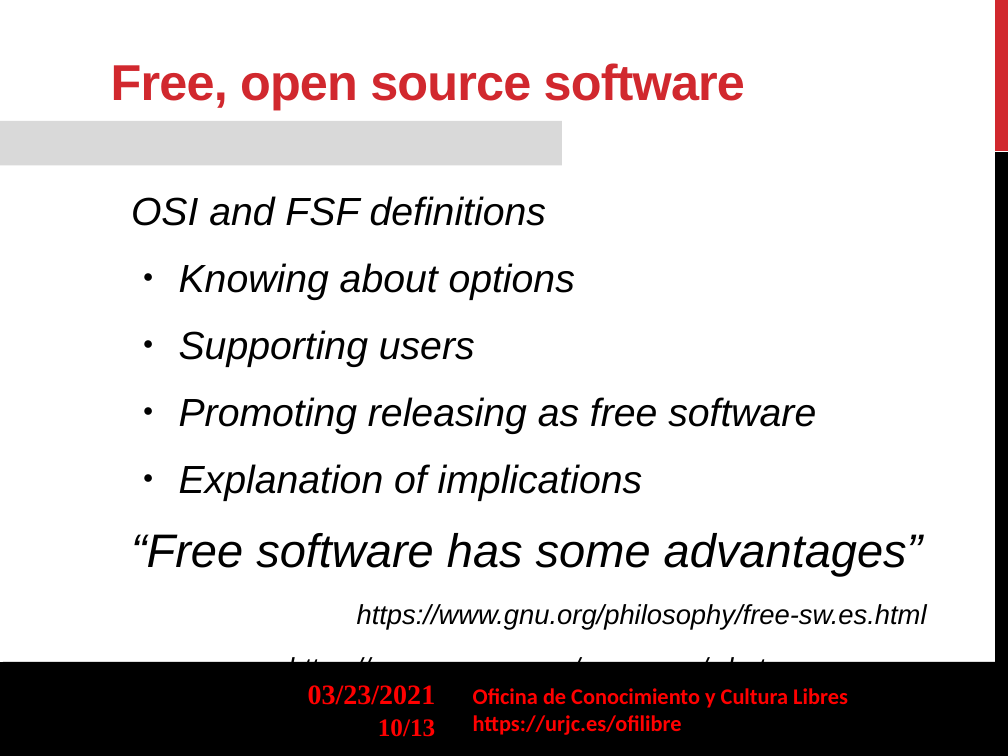
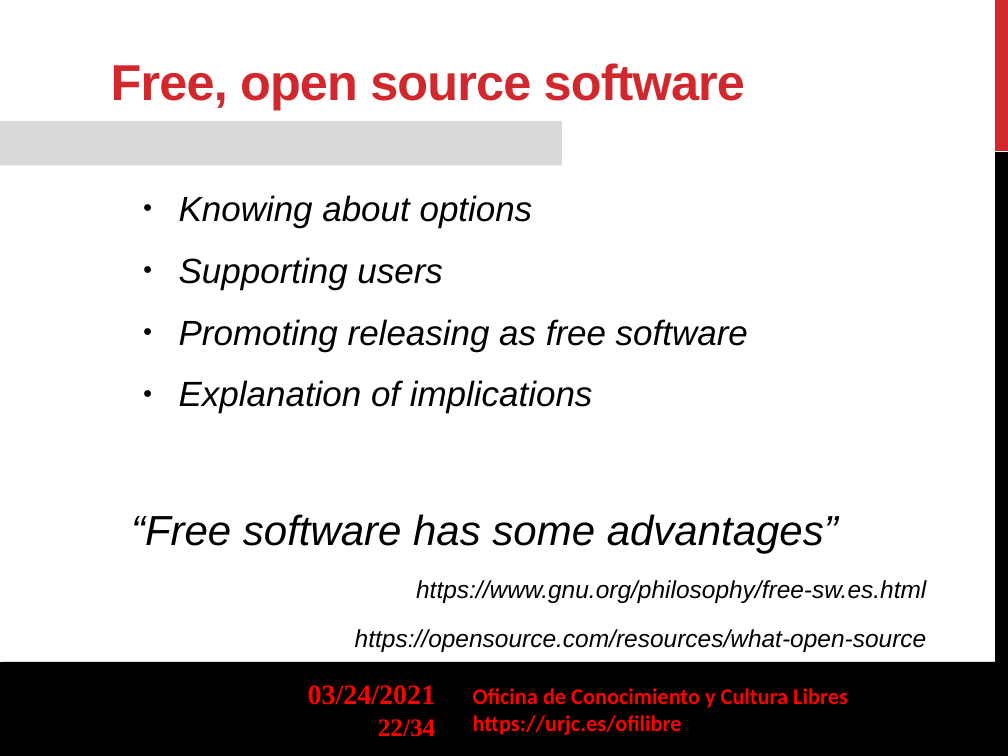
Before and after one commit to gabrielIzquierdo/OfiLibreGabri.github.io, a slide deck: slide 22 of transpas/ofilibre/Ofilibre-presentacion-en.odp (slide 10 before the commit). Drawn at 1008x756 pixels with LibreOffice and Linux fonts; fonts in the diff are those of the drawing; background and template pictures are left out. Boxes give left, top, right and bottom in pixels: in the first picture for what was removed or moved away, otherwise in the second. Text is boxed around its words. In the diff, an @@ line names an element or a change of style, - is before the commit and + after.

```diff
--- a/transpas/ofilibre/Ofilibre-presentacion-en.odp
+++ b/transpas/ofilibre/Ofilibre-presentacion-en.odp
@@ text "Knowing about options" at box(131, 195, 927, 652): size 28 to 25 pt in "Knowing about options", "Supporting users", "Promoting releasing as free software", "Explanation of implications"; size 33.6 to 30 pt in "“Free software has some advantages”"; size 19.6 to 17.5 pt in "https://www.gnu.org/philosophy/free-sw.es.html", "https://opensource.com/resources/what-open-source" @@
@@ text at box(131, 196, 546, 226): paragraph removed @@
-OSI and FSF definitions
@@ text at box(308, 685, 436, 705): text changed @@
-03/23/2021
+03/24/2021
@@ page number at box(378, 719, 435, 737): text changed @@
-10/13
+22/34
```
Also in this commit, not shown: 12 other slides changed, 21 slides added, 1 other file.
